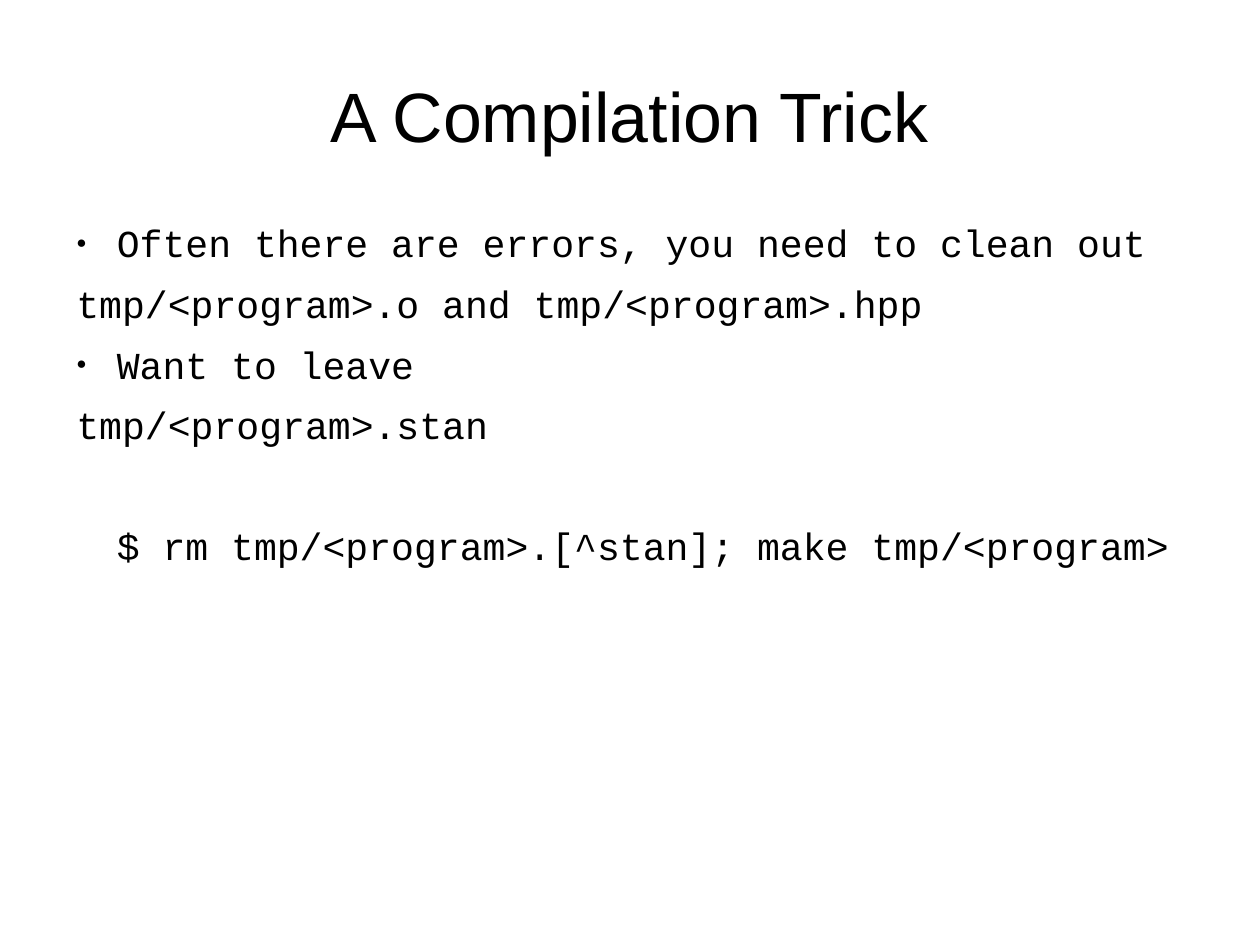
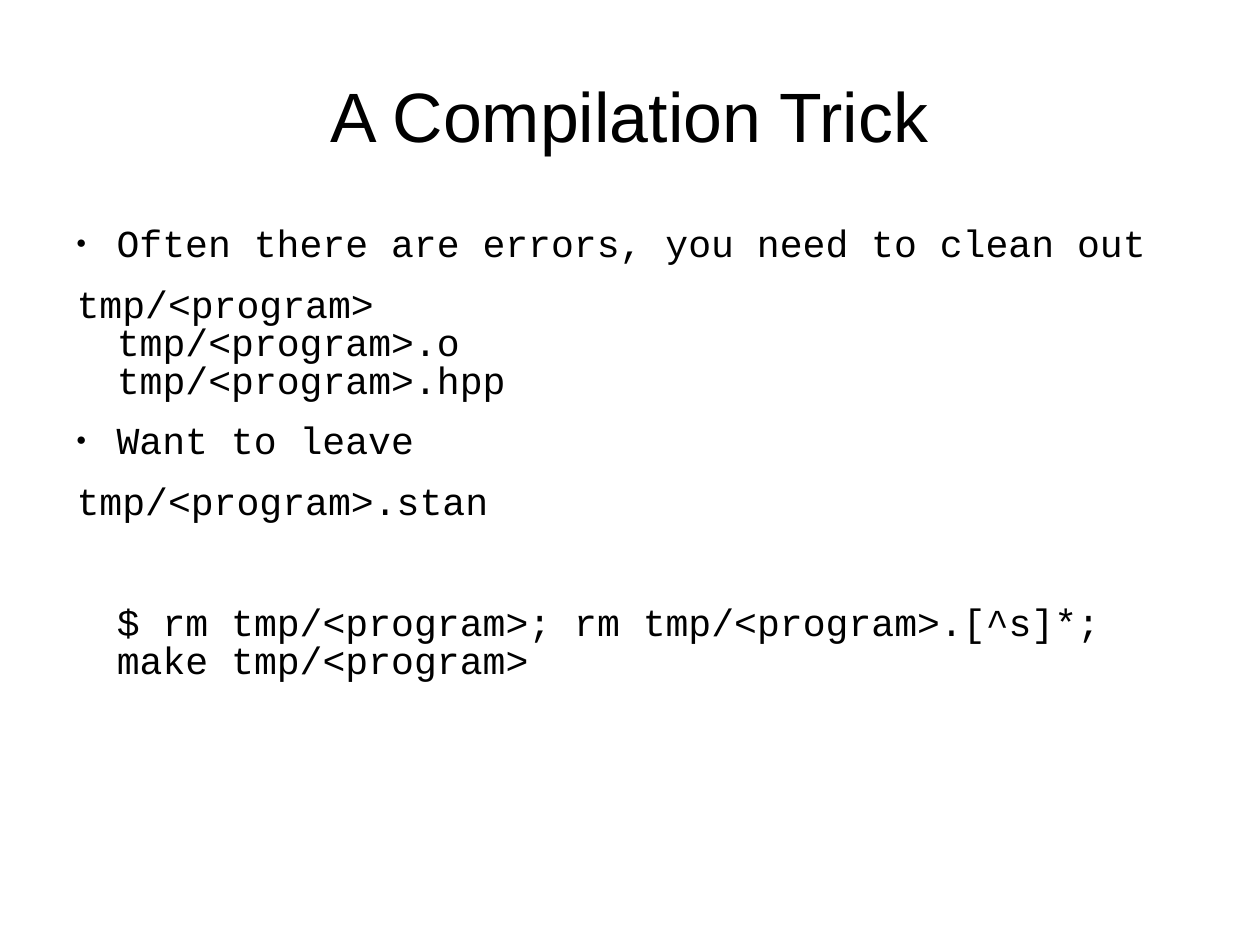
Before and after one commit to breckbaldwin/StanIsThePlanDist, a slide deck: slide 8 of slides/StanIsThPlan.ppt. Drawn at 1260x945 pixels with LibreOffice and Linux fonts; fonts in the diff are those of the drawing. Boxes give left, top, right and bottom in pixels: in the first picture for what was removed or moved away, otherwise in the second. Text is boxed around its words. In the diff, an @@ line names an element or a change of style, - is before the commit and + after.

```diff
--- a/slides/StanIsThPlan.ppt
+++ b/slides/StanIsThPlan.ppt
@@ text at bbox=[77, 291, 506, 402]: text changed @@
-tmp/<program>.o and tmp/<program>.hpp
+tmp/<program>
+tmp/<program>.o
+tmp/<program>.hpp
@@ text at bbox=[117, 609, 1100, 682]: text changed @@
-$ rm tmp/<program>.[^stan]; make tmp/<program>
+$ rm tmp/<program>; rm tmp/<program>.[^s]*; make tmp/<program>
```
Also in this commit, not shown: 1 other slide changed, 4 other files.
